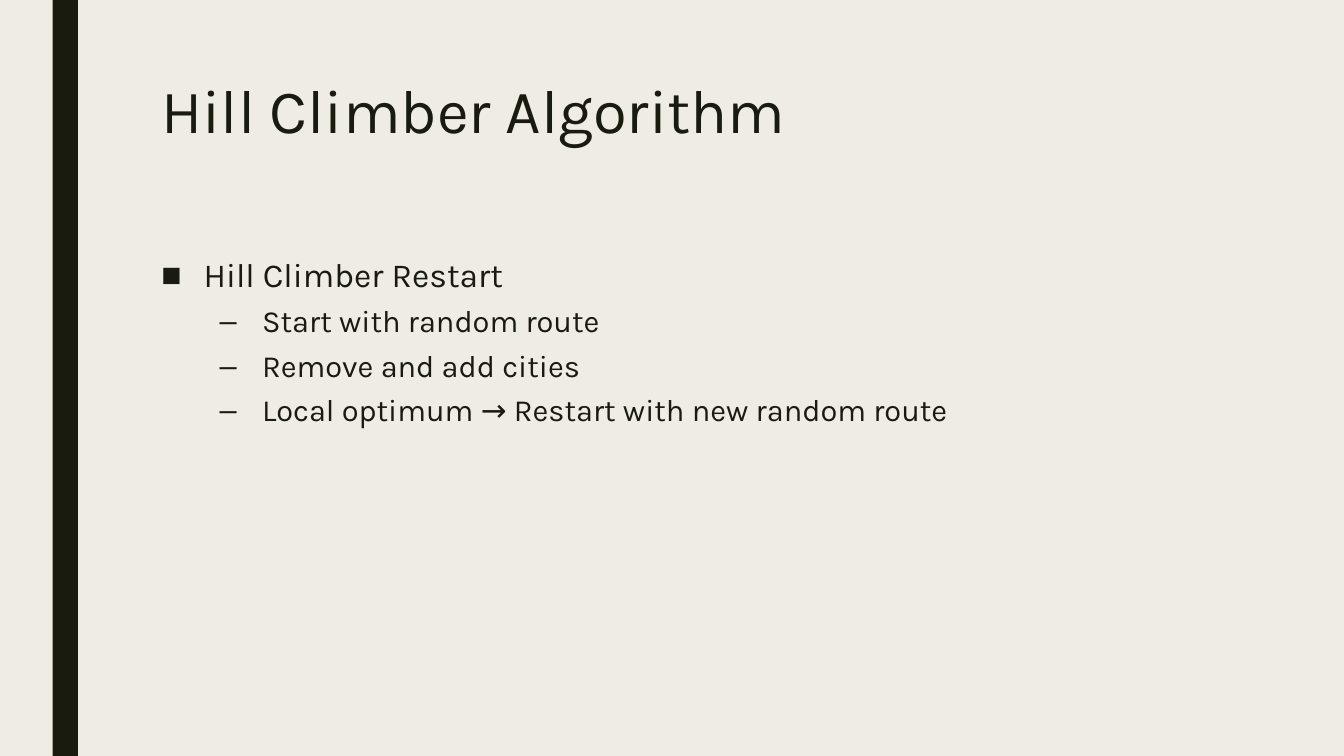
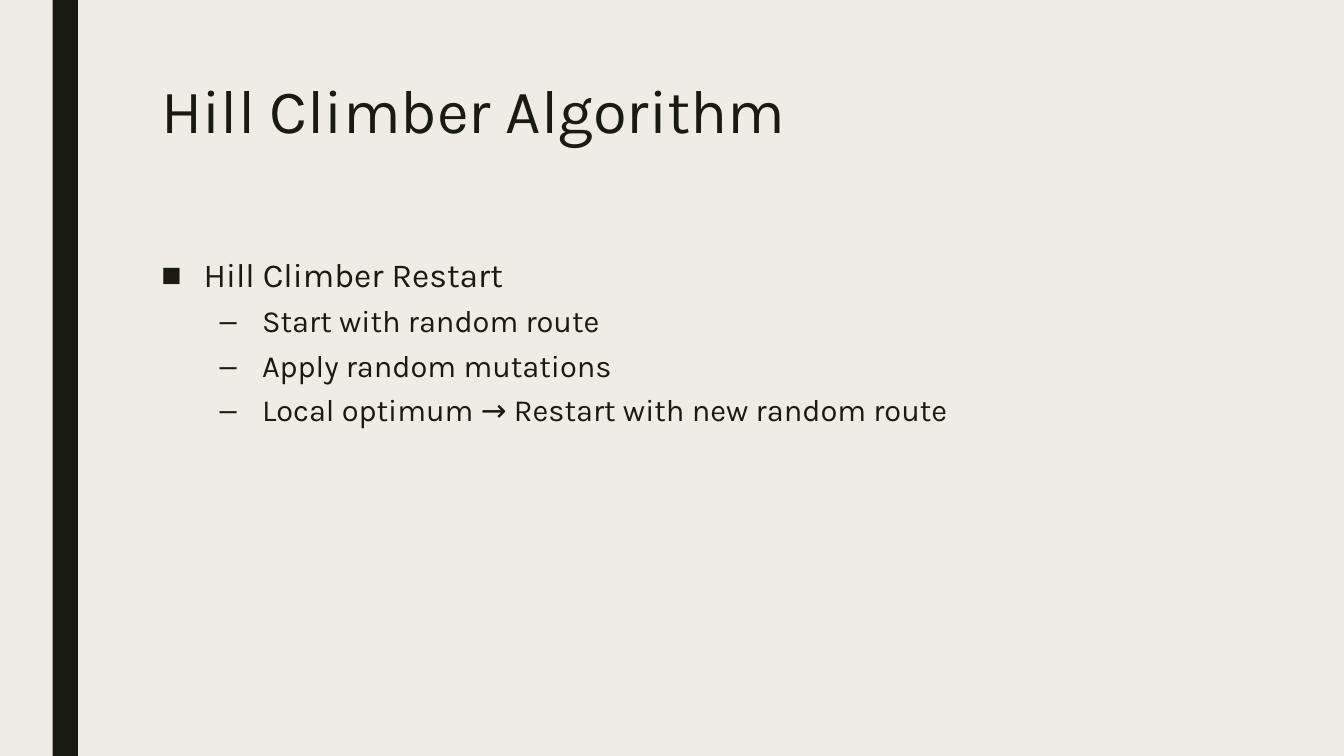
Before and after one commit to WouterDuijn/heuristic, a slide deck: slide 5 of doc/Mokum Airways PP.pptx. Drawn at 1344x756 pixels with LibreOffice and Linux fonts; fonts in the diff are those of the drawing. Boxes give left, top, right and bottom in pixels: in the first picture for what was removed or moved away, otherwise in the second. Text is boxed around its words. In the diff, an @@ line names an element or a change of style, - is before the commit and + after.

```diff
--- a/doc/Mokum Airways PP.pptx
+++ b/doc/Mokum Airways PP.pptx
@@ text at [262, 356, 612, 384]: text changed @@
-  – Remove and add cities
+  – Apply random mutations
```
Also in this commit, not shown: 1 other slide changed, 3 slides added.
